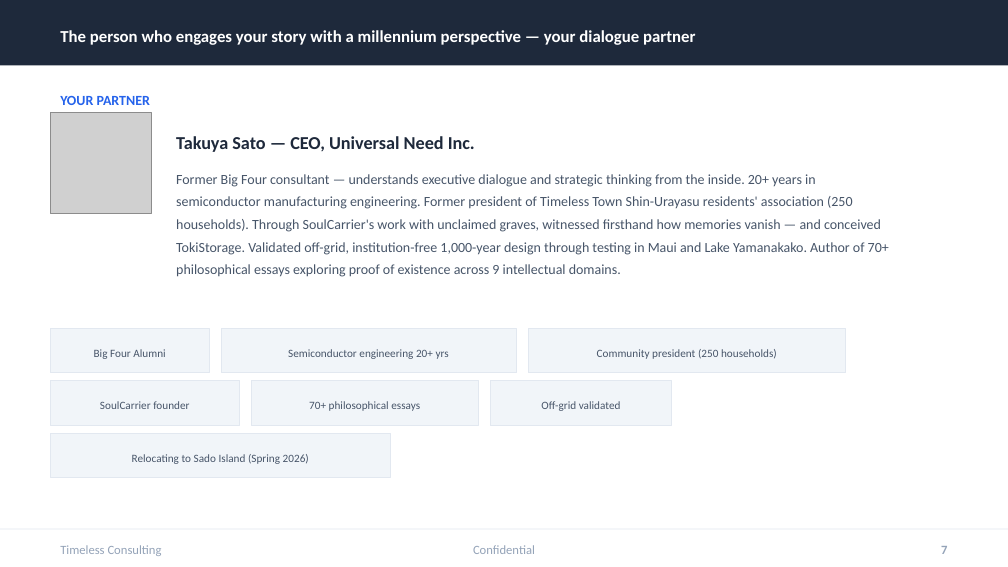
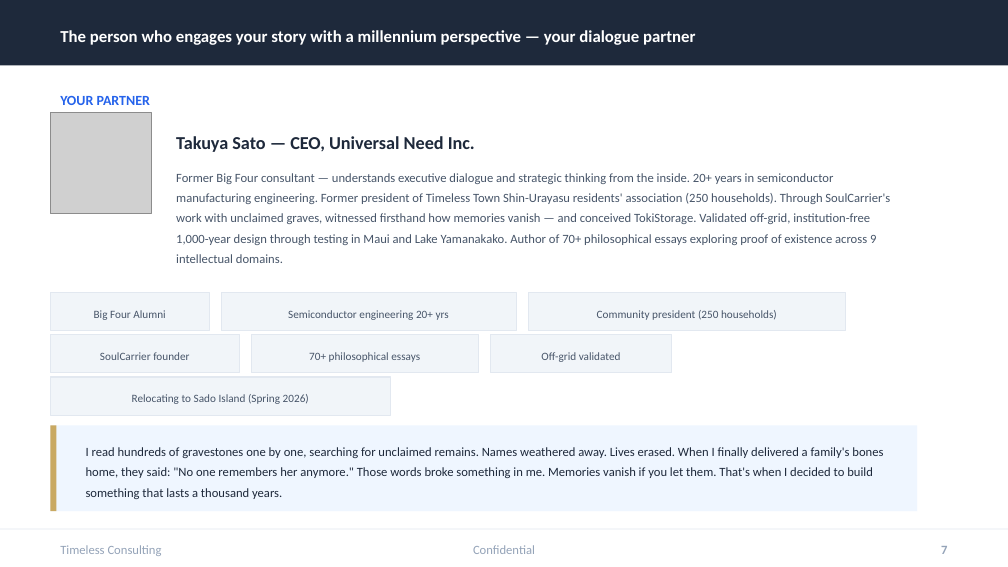
Before and after one commit to timeless-residents/pearlmemorial, a slide deck: slide 7 of toki/tokistorage-client-deck-en.pptx. Drawn at 1008x567 pixels with LibreOffice and Linux fonts; fonts in the diff are those of the drawing; grey boxes stand for pictures. Boxes give left, top, right and bottom in pixels: in the first picture for what was removed or moved away, otherwise in the second. Text is boxed around its words. In the diff, an @@ line names an element or a change of style, - is before the commit and + after.

```diff
--- a/toki/tokistorage-client-deck-en.pptx
+++ b/toki/tokistorage-client-deck-en.pptx
@@ text "Former Big Four consultant — ..." at [176,173,890,263]: size 10 to 9 pt @@
@@ rectangle: place and size @@
-rectangle at [50,381,240,425]
+rectangle at [50,292,209,331]
@@ text "Big Four Alumni": place and size @@
-text "Big Four Alumni" at [94,349,165,359]
+text "Big Four Alumni" at [94,310,165,320]
@@ rectangle: place and size @@
-rectangle at [252,381,479,425]
+rectangle at [221,292,515,331]
@@ text "Semiconductor engineering 20+ yrs": place and size @@
-text "Semiconductor engineering 20+ yrs" at [288,349,449,359]
+text "Semiconductor engineering 20+ yrs" at [288,310,449,320]
@@ rectangle: place and size @@
-rectangle at [528,329,846,373]
+rectangle at [528,292,846,331]
@@ text "Community president (250 households)": place and size @@
-text "Community president (250 households)" at [597,349,777,359]
+text "Community president (250 households)" at [597,310,777,320]
@@ rectangle: place and size @@
-rectangle at [50,329,209,373]
+rectangle at [50,335,240,373]
@@ text "SoulCarrier founder": place and size @@
-text "SoulCarrier founder" at [100,401,189,409]
+text "SoulCarrier founder" at [100,352,189,360]
@@ rectangle: place and size @@
-rectangle at [221,329,515,373]
+rectangle at [252,335,479,373]
@@ text "70+ philosophical essays": place and size @@
-text "70+ philosophical essays" at [309,401,420,411]
+text "70+ philosophical essays" at [309,352,420,362]
@@ rectangle: place and size @@
-rectangle at [491,381,672,425]
+rectangle at [491,335,672,373]
@@ text "Off-grid validated": place and size @@
-text "Off-grid validated" at [541,401,621,411]
+text "Off-grid validated" at [541,352,621,362]
@@ rectangle: place and size @@
-rectangle at [50,433,391,478]
+rectangle at [50,377,391,415]
@@ text "Relocating to Sado Island (Spring ...": place and size @@
-text "Relocating to Sado Island (Spring ..." at [132,454,309,464]
+text "Relocating to Sado Island (Spring ..." at [132,394,309,404]
@@ rectangle added at [50,425,917,511], fill #EFF6FF @@
@@ rectangle added at [50,425,56,511], fill #C9A962 @@
@@ text added at [86,447,883,499], 9 pt, text #1E293B @@
+I read hundreds of gravestones one by one, searching for unclaimed remains. Names weathered away. Lives erased. When I finally delivered a family's bones home, they said: "No one remembers her anymore." Those words broke something in me. Memories vanish if you let them. That's when I decided to build something that lasts a thousand years.
```
Also in this commit, not shown: 1 other slide changed, 4 other files.
